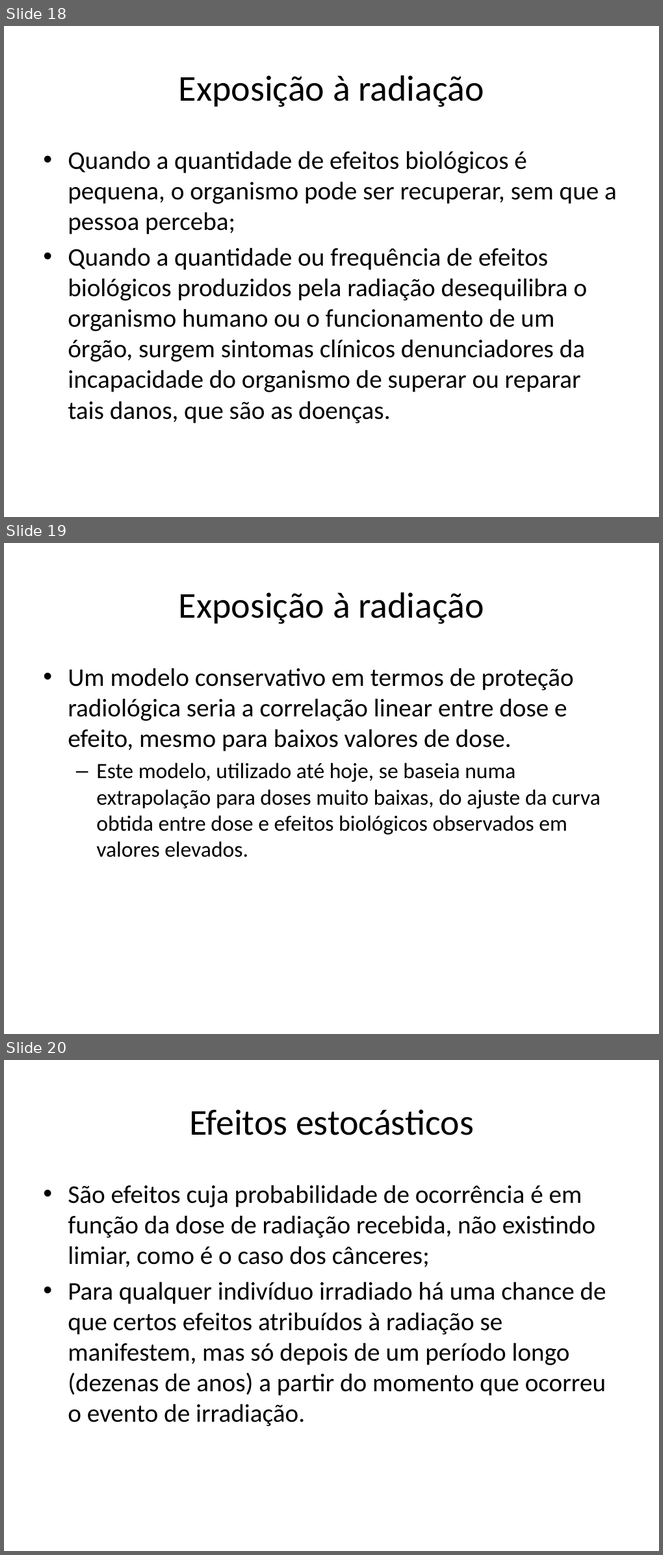
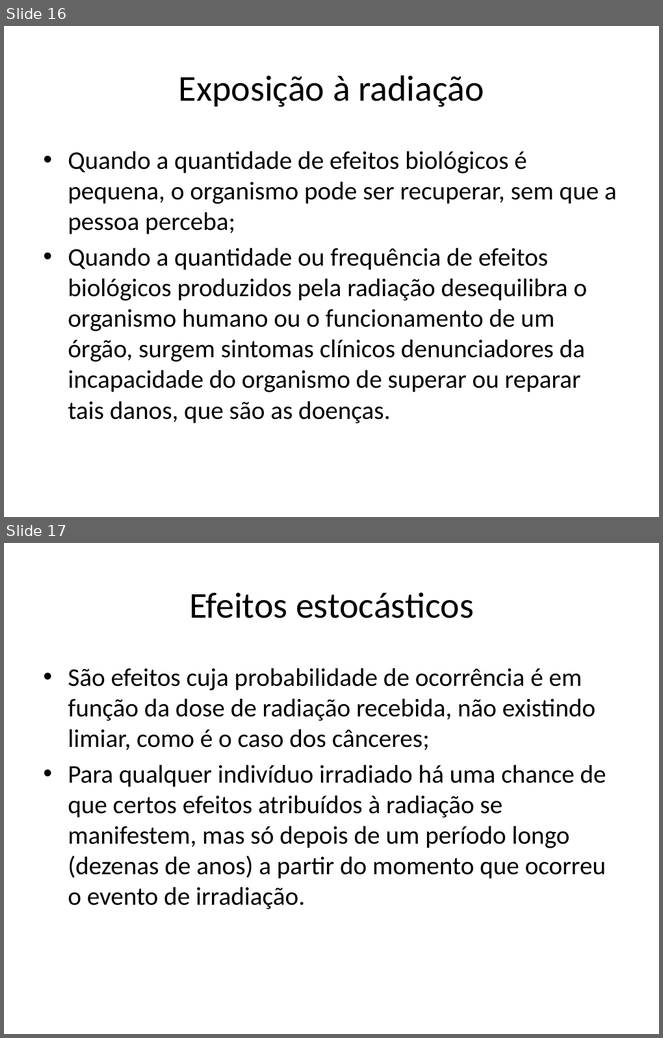
Before and after one commit to dioferreira/tcc, a slide deck: TCC_apresentação.pptx. Shown one above the other, each under a label of ours: slides 18, 19 and 20 before the commit, slides 16 and 17 after it. The pictures are 663x1555 and 663x1038 pixels, drawn with LibreOffice and Linux fonts; fonts in the diff are those of the drawing. Boxes give left, top, right and bottom in pixels: in the first picture for what was removed or moved away, otherwise in the second. Text is boxed around its words. In the diff, an @@ line names an element or a change of style, - is before the commit and + after.

```diff
--- a/TCC_apresentação.pptx
+++ b/TCC_apresentação.pptx
@@ slide 19 removed at (4, 543, 659, 1034), background #FFFFFF @@
@@ title removed at (179, 592, 485, 624) @@
-Exposição à radiação
@@ text removed at (68, 668, 601, 858) @@
-• Um modelo conservativo em termos de proteção radiológica seria a correlação linear entre dose e efeito, mesmo para baixos valores de dose.
-  – Este modelo, utilizado até hoje, se baseia numa extrapolação para doses muito baixas, do ajuste da curva obtida entre dose e efeitos biológicos observados em valores elevados.
@@ what was slide 18 is now slide 16 @@
@@ what was slide 20 is now slide 17 @@
```
Also in this commit, not shown: 11 slides changed, 2 other slides removed.
